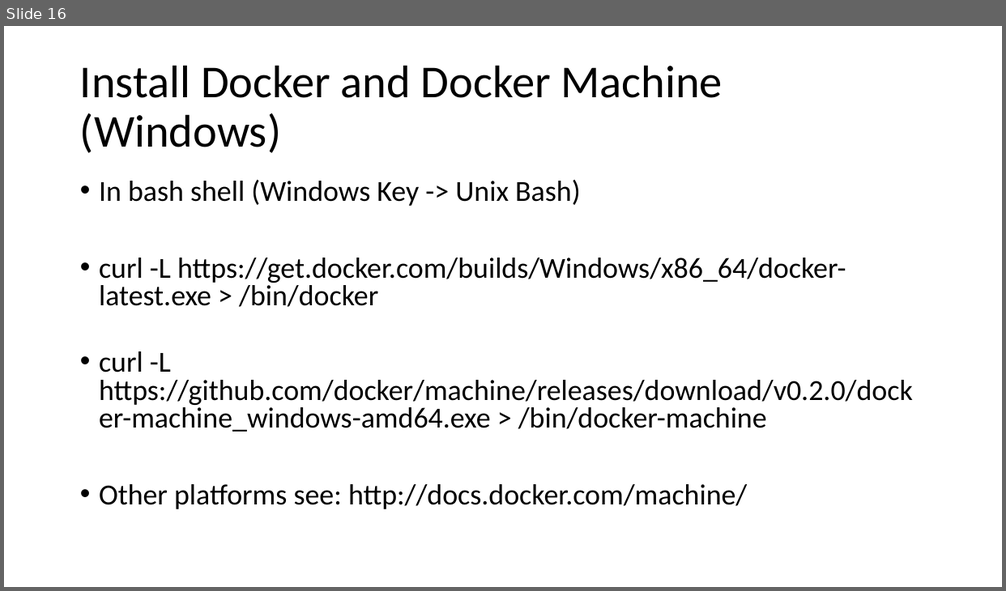
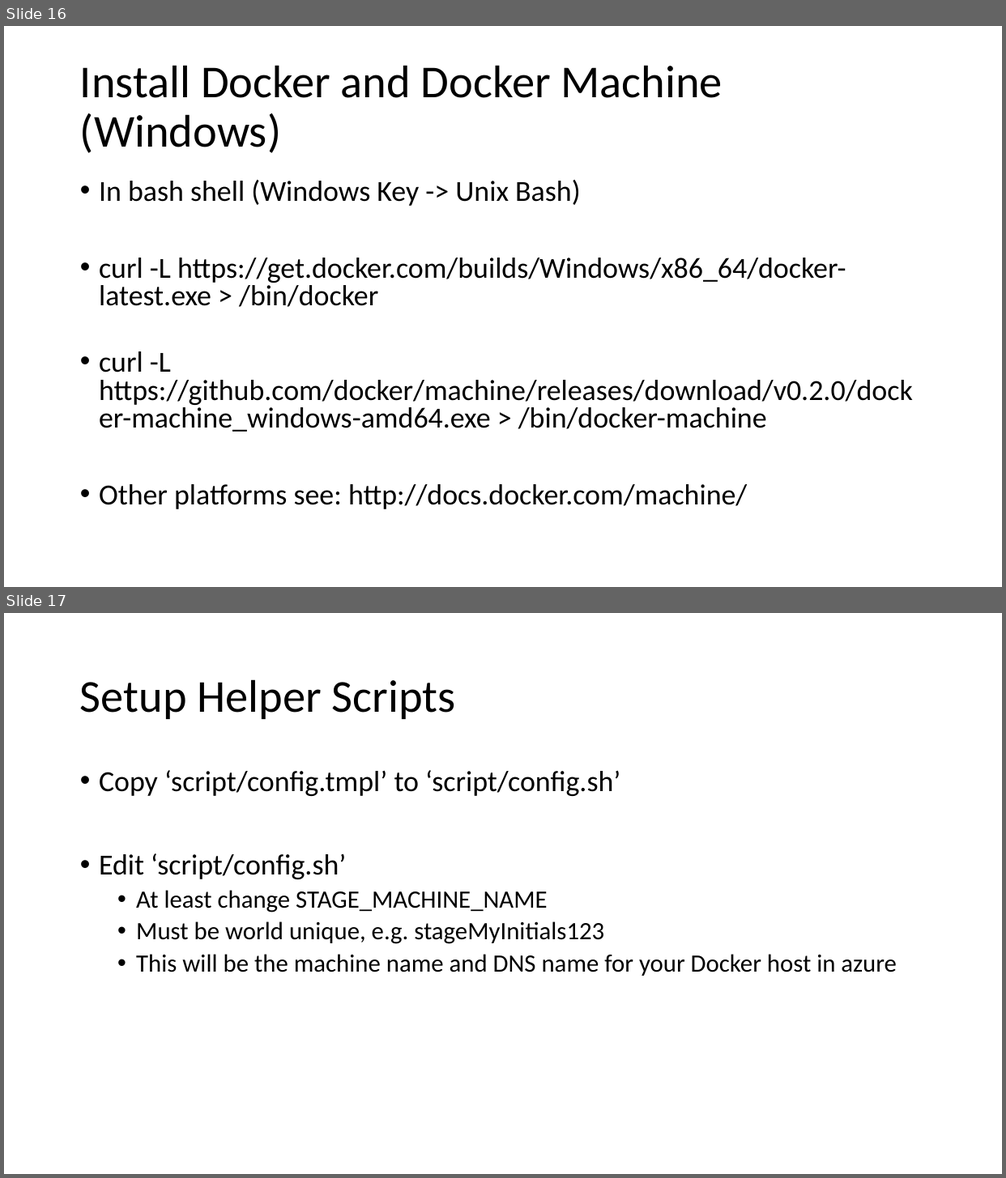
Before and after one commit to tvsnarayana/AzureDevTestDeploy, a slide deck: docs/tutorial.pptx. Shown one above the other, each under a label of ours: slide 16 before the commit, slides 16 and 17 after it. The pictures are 1006x591 and 1006x1178 pixels, drawn with LibreOffice and Linux fonts; fonts in the diff are those of the drawing. Boxes give left, top, right and bottom in pixels: in the first picture for what was removed or moved away, otherwise in the second. Text is boxed around its words. In the diff, an @@ line names an element or a change of style, - is before the commit and + after.

```diff
--- a/docs/tutorial.pptx
+++ b/docs/tutorial.pptx
@@ slide 17 added at (x1=4, y1=613, x2=1002, y2=1174), background #FFFFFF @@
@@ title added at (x1=80, y1=679, x2=456, y2=719), 44 pt, text #000000 @@
+Setup Helper Scripts
@@ text added at (x1=99, y1=770, x2=897, y2=976), 24 pt, text #000000 @@
+• Copy ‘script/config.tmpl’ to ‘script/config.sh’
+• Edit ‘script/config.sh’
+  • At least change STAGE_MACHINE_NAME
+  • Must be world unique, e.g. stageMyInitials123
+  • This will be the machine name and DNS name for your Docker host in azure
```
Also in this commit, not shown: 7 slides changed, 3 other slides added, 1 slide removed.
